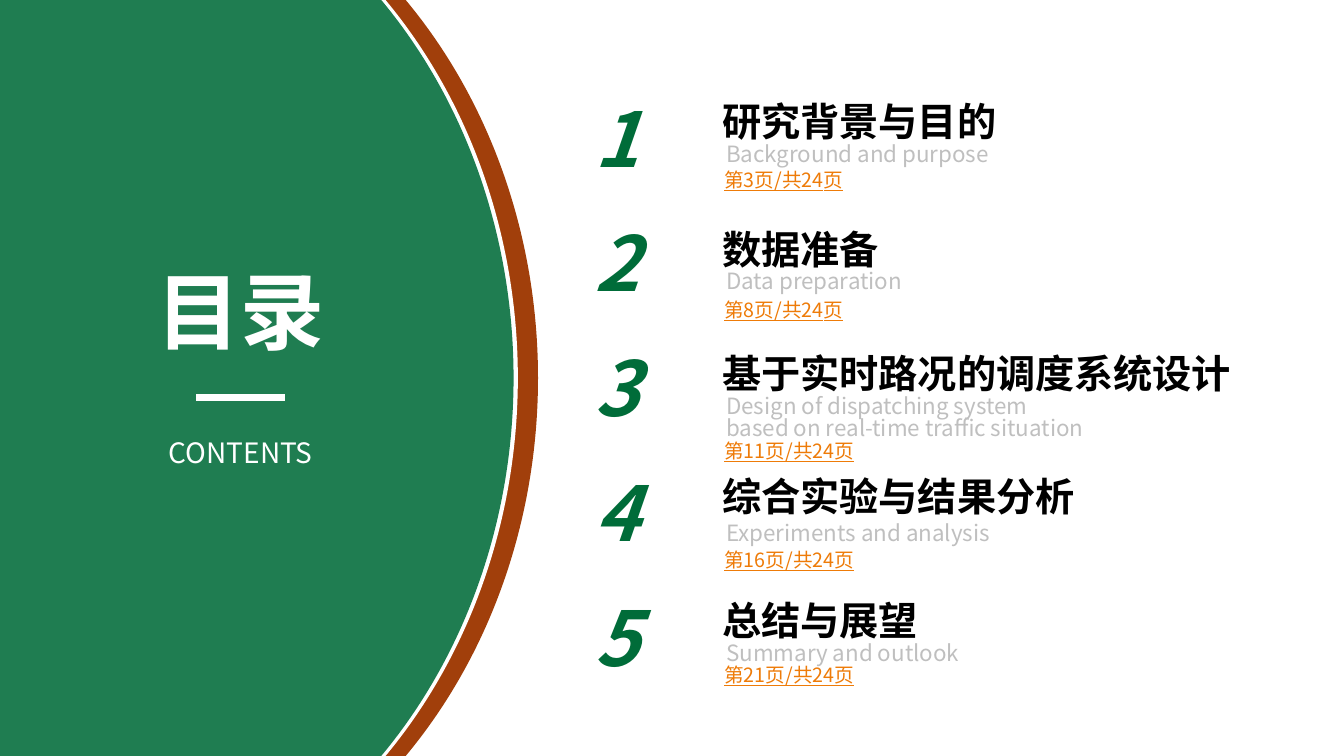
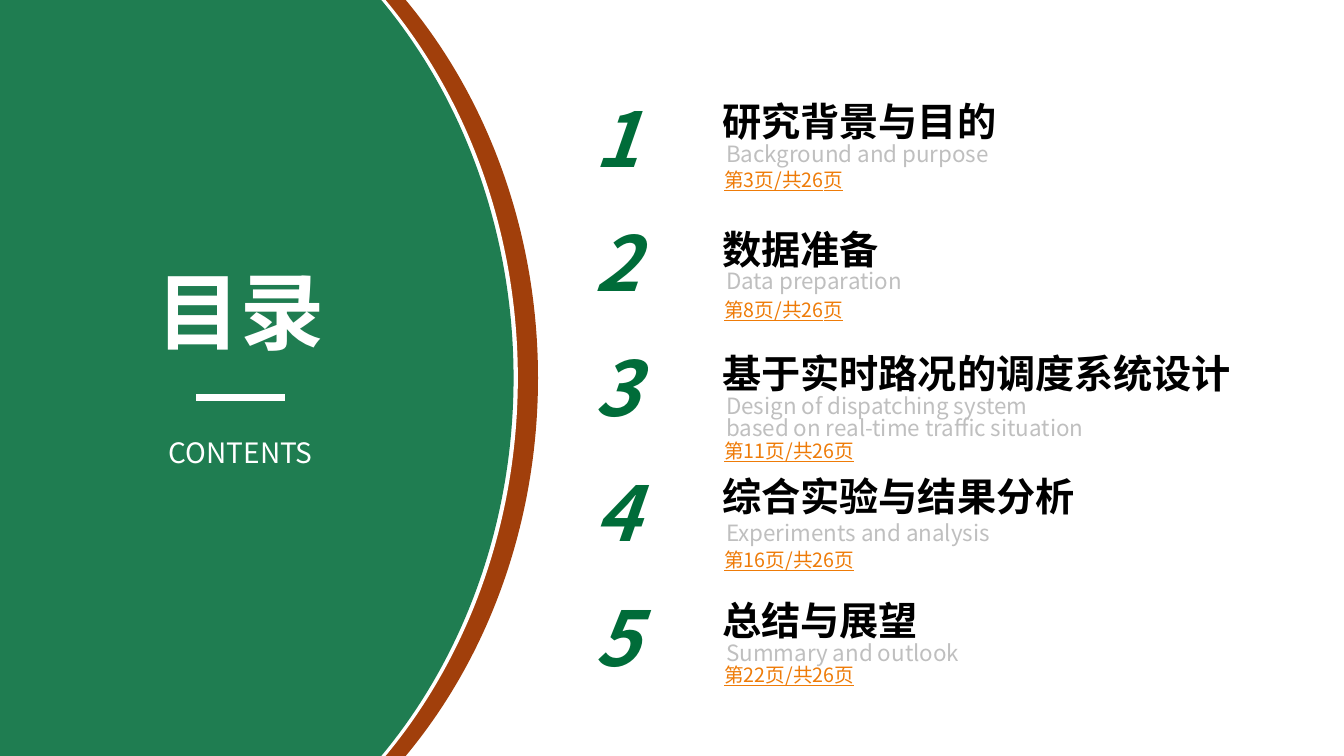
Before and after one commit to LancerEnk/GraduationDesign, a slide deck: slide 2 of doc/汇报ppt.pptx. Drawn at 1344x756 pixels with LibreOffice and Linux fonts; fonts in the diff are those of the drawing; background and template pictures are left out. Boxes give left, top, right and bottom in pixels: in the first picture for what was removed or moved away, otherwise in the second. Text is boxed around its words. In the diff, an @@ line names an element or a change of style, - is before the commit and + after.

```diff
--- a/doc/汇报ppt.pptx
+++ b/doc/汇报ppt.pptx
@@ text at (724,170,843,191): text changed @@
-第3页/共24页
+第3页/共26页
@@ text at (724,300,843,321): text changed @@
-第8页/共24页
+第8页/共26页
@@ text at (724,441,854,462): text changed @@
-第11页/共24页
+第11页/共26页
@@ text at (724,550,854,571): text changed @@
-第16页/共24页
+第16页/共26页
@@ text at (724,662,854,686): text changed @@
-第21页/共24页
+第22页/共26页
```
Also in this commit, not shown: 9 other slides changed, 3 slides added, 1 slide removed.
